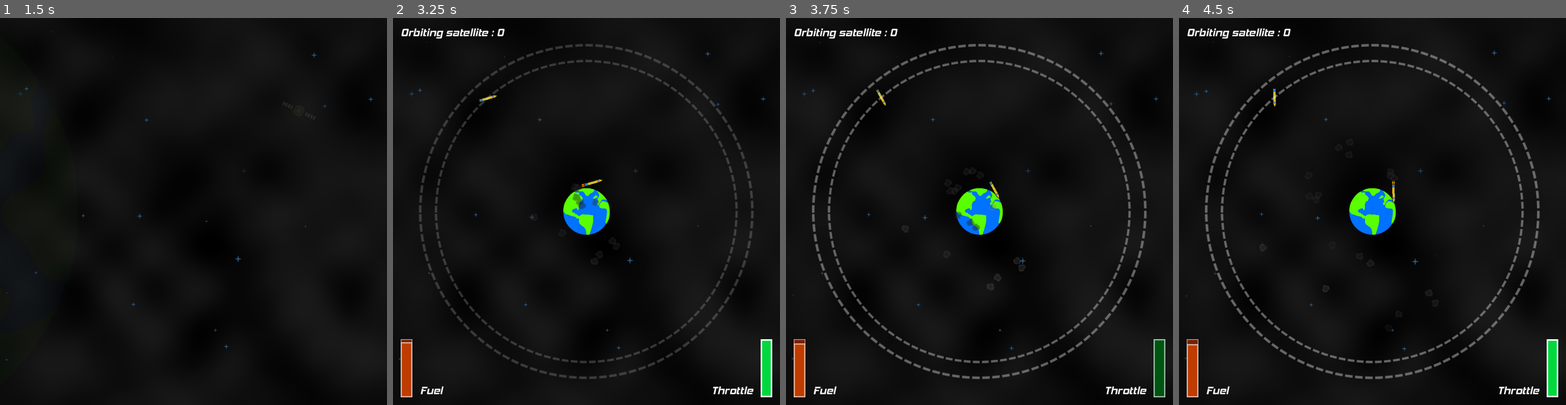
Above: before the commit, frames 1-4 (left to right).
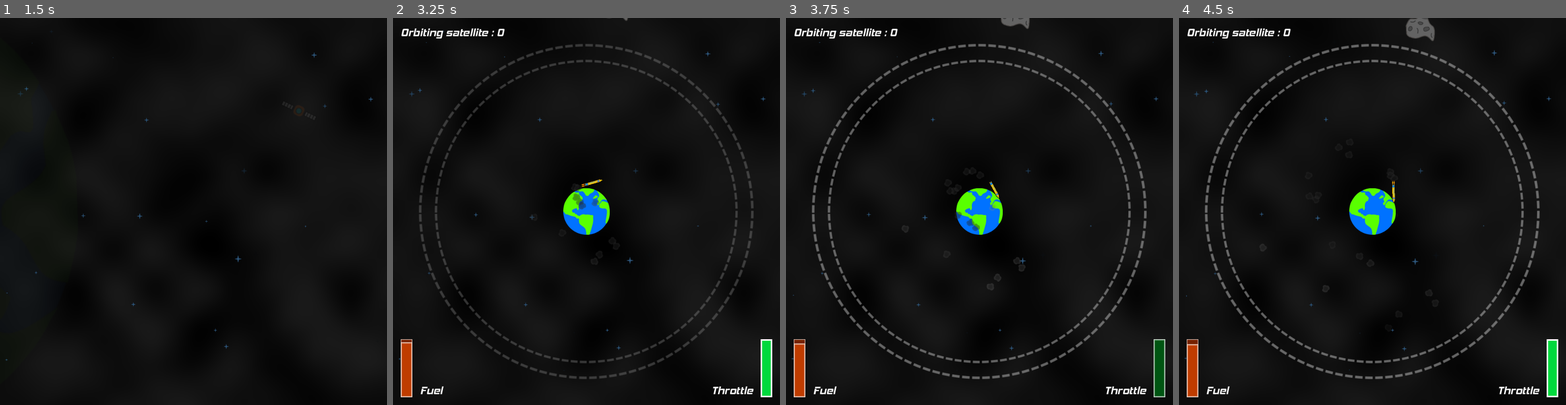
Above: after the commit, the same moments.

Repository: Fifut/Ludum-Dare-54
Game: Godot game, scene res://limited_space.tscn
Same seed, same stepped clock (60 frames per second), same inputs: the game is played once before the commit and once after it. Sound files missing from this copy of the repository are replaced by a short silence.
Inputs:
- Up to frame 1 (1.5 s): click "Start" at 0.5 s; hold D (Right) from 1.28 s (still down); hold Up (Engine+) from 1.28 s (still down)
- Up to frame 2 (3.25 s): release D (Right) at 2.03 s; release Up (Engine+) at 2.03 s; hold A (Left) 2.03-2.78 s; tap Up (Engine+) at 2.1 s; hold D (Right) from 2.78 s (still down); hold Up (Engine+) from 2.78 s (still down)
- Up to frame 3 (3.75 s): keep holding D (Right); release Up (Engine+) at 3.53 s; tap Up (Engine+) at 3.6 s
- Up to frame 4 (4.5 s): release D (Right) at 4.28 s; hold A (Left) from 4.28 s (still down); hold Up (Engine+) from 4.28 s (still down)

Frame 1 is identical in both runs. In frame 2, less than 0.1% of the frame differs, in the area x 22-61%, y 0-22%; in frame 3, 0.2%; in frame 4, 0.4%, in the area x 24-67%, y 0-23%.

Commit message:
Godot 4.4.1 Astéroide

Diff:
--- /dev/null
+++ b/Asteroid/asteroid.gd
@@ -0,0 +1,20 @@
+extends StaticBody2D
+
+
+var _rotation_speed = 0
+var _position_speed = 0
+
+
+func _ready():
+	scale.x = randf_range(0.5, 1)
+	scale.y = scale.x
+
+	_rotation_speed = randi_range(-3,3)
+	_position_speed = randi_range(20,50)
+
+
+func _process(delta):
+	rotation += _rotation_speed * delta
+
+	position.x += _position_speed * delta
+	position.y += _position_speed * delta
--- /dev/null
+++ b/Asteroid/asteroid.tscn
@@ -0,0 +1,15 @@
+[gd_scene load_steps=3 format=3 uid="uid://dobdlo4nc4nm1"]
+
+[ext_resource type="Script" uid="uid://gxmtnkm5c2y6" path="res://Asteroid/asteroid.gd" id="1_aasax"]
+[ext_resource type="Texture2D" uid="uid://y5lfg414xi37" path="res://Assets/Asteroid.png" id="1_mybwc"]
+
+[node name="Asteroid" type="StaticBody2D"]
+collision_layer = 8
+collision_mask = 2
+script = ExtResource("1_aasax")
+
+[node name="Sprite2D" type="Sprite2D" parent="."]
+texture = ExtResource("1_mybwc")
+
+[node name="CollisionPolygon2D" type="CollisionPolygon2D" parent="."]
+polygon = PackedVector2Array(-10, -25, -3, -30, 2, -35, 8, -38, 14, -38, 20, -34, 24, -23, 27, -14, 32, -6, 39, 0, 42, 4, 43, 11, 43, 26, 42, 37, 39, 42, 36, 42, 28, 34, 18, 27, 8, 29, -4, 33, -12, 35, -22, 33, -32, 30, -38, 25, -40, 16, -41, -2, -36, -14, -31, -21, -27, -24, -16, -24)
--- a/Game/game.gd
+++ b/Game/game.gd
@@ -3,11 +3,13 @@
 @onready var Earth = %Earth
 @onready var RocketMarker = %RocketMarker
 @onready var EndGame = %EndGame
+@onready var rocket_sprite = %RocketSprite
+@onready var asteroid_marker = %AsteroidMarker
 
-@onready var rocket_sprite = %RocketSprite
 @onready var satellite_scene = preload("res://Satellite/satellite.tscn")
 @onready var rocket_scene = preload("res://Rocket/rocket.tscn")
 @onready var orbit_scene = preload("res://Orbit/orbit.tscn")
+@onready var asteroid_scene = preload("res://Asteroid/asteroid.tscn")
 
 var orbiting_satellite = 0
 var orbit = null
@@ -17,6 +19,7 @@
 	EndGame.hide()
 	_spawn_rocket()
 	_spawn_orbit()
+	_spawn_asteroid()
 
 
 func _process(delta):
@@ -51,6 +54,12 @@
 	add_child(satellite)
 
 
+func _spawn_asteroid():
+	var asteroid : StaticBody2D = asteroid_scene.instantiate()
+	asteroid.global_position = $AsteroidMarker/AsteroidMarker1.global_position
+	add_child(asteroid)
+
+
 func _on_rocket_at_orbit(rocket_position, rocket_rotation):
 	orbit.remove()
 	_spawn_satellite(rocket_position)
--- a/Game/game.tscn
+++ b/Game/game.tscn
@@ -78,5 +78,21 @@
 
 [node name="RocketSprite" type="Sprite2D" parent="SubViewport"]
 unique_name_in_owner = true
+visible = false
 position = Vector2(50, 50)
 texture = ExtResource("5_mlamg")
+
+[node name="AsteroidMarker" type="Node2D" parent="."]
+unique_name_in_owner = true
+
+[node name="AsteroidMarker1" type="Marker2D" parent="AsteroidMarker"]
+position = Vector2(500, -100)
+
+[node name="AsteroidMarker2" type="Marker2D" parent="AsteroidMarker"]
+position = Vector2(-100, 500)
+
+[node name="AsteroidMarker3" type="Marker2D" parent="AsteroidMarker"]
+position = Vector2(500, 1100)
+
+[node name="AsteroidMarker4" type="Marker2D" parent="AsteroidMarker"]
+position = Vector2(1100, 500)
--- a/Menu/menu.tscn
+++ b/Menu/menu.tscn
@@ -157,9 +157,9 @@
 
 [sub_resource type="AnimationLibrary" id="AnimationLibrary_gdl42"]
 _data = {
-"RESET": SubResource("Animation_2culf"),
-"Rotation": SubResource("Animation_cpc3f"),
-"Rotation_start": SubResource("Animation_puys1")
+&"RESET": SubResource("Animation_2culf"),
+&"Rotation": SubResource("Animation_cpc3f"),
+&"Rotation_start": SubResource("Animation_puys1")
 }
 
 [node name="MenuContainer" type="Control"]
--- a/Orbit/orbit.tscn
+++ b/Orbit/orbit.tscn
@@ -101,9 +101,9 @@
 
 [sub_resource type="AnimationLibrary" id="AnimationLibrary_1q5cr"]
 _data = {
-"fadein": SubResource("Animation_7lsf3"),
-"fadeout": SubResource("Animation_a7she"),
-"flash": SubResource("Animation_jvdxf")
+&"fadein": SubResource("Animation_7lsf3"),
+&"fadeout": SubResource("Animation_a7she"),
+&"flash": SubResource("Animation_jvdxf")
 }
 
 [node name="Orbit" type="Node2D"]
--- a/Satellite/satellite.tscn
+++ b/Satellite/satellite.tscn
@@ -26,7 +26,7 @@
 
 [sub_resource type="AnimationLibrary" id="AnimationLibrary_ngmpp"]
 _data = {
-"fadein": SubResource("Animation_lhkno")
+&"fadein": SubResource("Animation_lhkno")
 }
 
 [node name="Satellite" type="StaticBody2D"]
@@ -47,7 +47,7 @@
 [node name="SatelliteAnimationPlayer" type="AnimationPlayer" parent="."]
 unique_name_in_owner = true
 libraries = {
-"": SubResource("AnimationLibrary_ngmpp")
+&"": SubResource("AnimationLibrary_ngmpp")
 }
 
 [node name="DeployAudioStreamPlayer" type="AudioStreamPlayer" parent="."]
--- a/project.godot
+++ b/project.godot
@@ -12,7 +12,7 @@
 
 config/name="Ludum Dare 54"
 run/main_scene="res://limited_space.tscn"
-config/features=PackedStringArray("4.1", "GL Compatibility")
+config/features=PackedStringArray("4.4", "GL Compatibility")
 config/icon="res://icon.svg"
 
 [autoload]
@@ -23,6 +23,7 @@
 
 window/size/viewport_width=1000
 window/size/viewport_height=1000
+window/stretch/mode="viewport"
 
 [editor]
 
@@ -36,45 +37,45 @@
 
 Engine+={
 "deadzone": 0.5,
-"events": [Object(InputEventKey,"resource_local_to_scene":fa …(175 unchanged characters)… ode":4194320,"key_label":0,"unicode":0,"echo":false,"script":null)
-, Object(InputEventKey,"resource_local_to_scene":false,"reso …(163 unchanged characters)… eycode":87,"key_label":0,"unicode":122,"echo":false,"script":null)
+"events": [Object(InputEventKey,"resource_local_to_scene":fa …(175 unchanged characters)… ode":4194320,"key_label":0,"unicode":0,"location":0,"echo":false,"script":null)
+, Object(InputEventKey,"resource_local_to_scene":false,"reso …(163 unchanged characters)… eycode":87,"key_label":0,"unicode":122,"location":0,"echo":false,"script":null)
 , Object(InputEventJoypadMotion,"resource_local_to_scene":false,"resource_name":"","device":-1,"axis":5,"axis_value":1.0,"script":null)
 , Object(InputEventJoypadMotion,"resource_local_to_scene":false,"resource_name":"","device":-1,"axis":3,"axis_value":-1.0,"script":null)
 ]
 }
 Engine-={
 "deadzone": 0.5,
-"events": [Object(InputEventKey,"resource_local_to_scene":fa …(175 unchanged characters)… ode":4194322,"key_label":0,"unicode":0,"echo":false,"script":null)
-, Object(InputEventKey,"resource_local_to_scene":false,"reso …(163 unchanged characters)… eycode":83,"key_label":0,"unicode":115,"echo":false,"script":null)
+"events": [Object(InputEventKey,"resource_local_to_scene":fa …(175 unchanged characters)… ode":4194322,"key_label":0,"unicode":0,"location":0,"echo":false,"script":null)
+, Object(InputEventKey,"resource_local_to_scene":false,"reso …(163 unchanged characters)… eycode":83,"key_label":0,"unicode":115,"location":0,"echo":false,"script":null)
 , Object(InputEventJoypadMotion,"resource_local_to_scene":false,"resource_name":"","device":-1,"axis":4,"axis_value":1.0,"script":null)
 , Object(InputEventJoypadMotion,"resource_local_to_scene":false,"resource_name":"","device":-1,"axis":3,"axis_value":1.0,"script":null)
 ]
 }
 Left={
 "deadzone": 0.5,
-"events": [Object(InputEventKey,"resource_local_to_scene":fa …(172 unchanged characters)… eycode":65,"key_label":0,"unicode":113,"echo":false,"script":null)
-, Object(InputEventKey,"resource_local_to_scene":false,"reso …(166 unchanged characters)… ode":4194319,"key_label":0,"unicode":0,"echo":false,"script":null)
+"events": [Object(InputEventKey,"resource_local_to_scene":fa …(172 unchanged characters)… eycode":65,"key_label":0,"unicode":113,"location":0,"echo":false,"script":null)
+, Object(InputEventKey,"resource_local_to_scene":false,"reso …(166 unchanged characters)… ode":4194319,"key_label":0,"unicode":0,"location":0,"echo":false,"script":null)
 , Object(InputEventJoypadButton,"resource_local_to_scene":false,"resource_name":"","device":-1,"button_index":13,"pressure":0.0,"pressed":true,"script":null)
 , Object(InputEventJoypadMotion,"resource_local_to_scene":false,"resource_name":"","device":-1,"axis":0,"axis_value":-1.0,"script":null)
 ]
 }
 Right={
 "deadzone": 0.5,
-"events": [Object(InputEventKey,"resource_local_to_scene":fa …(174 unchanged characters)… ycode":68,"key_label":68,"unicode":100,"echo":false,"script":null)
-, Object(InputEventKey,"resource_local_to_scene":false,"reso …(166 unchanged characters)… ode":4194321,"key_label":0,"unicode":0,"echo":false,"script":null)
+"events": [Object(InputEventKey,"resource_local_to_scene":fa …(174 unchanged characters)… ycode":68,"key_label":68,"unicode":100,"location":0,"echo":false,"script":null)
+, Object(InputEventKey,"resource_local_to_scene":false,"reso …(166 unchanged characters)… ode":4194321,"key_label":0,"unicode":0,"location":0,"echo":false,"script":null)
 , Object(InputEventJoypadButton,"resource_local_to_scene":false,"resource_name":"","device":-1,"button_index":14,"pressure":0.0,"pressed":true,"script":null)
 , Object(InputEventJoypadMotion,"resource_local_to_scene":false,"resource_name":"","device":-1,"axis":0,"axis_value":1.0,"script":null)
 ]
 }
 Reset={
 "deadzone": 0.5,
-"events": [Object(InputEventKey,"resource_local_to_scene":fa …(172 unchanged characters)… eycode":82,"key_label":0,"unicode":114,"echo":false,"script":null)
+"events": [Object(InputEventKey,"resource_local_to_scene":fa …(172 unchanged characters)… eycode":82,"key_label":0,"unicode":114,"location":0,"echo":false,"script":null)
 , Object(InputEventJoypadButton,"resource_local_to_scene":false,"resource_name":"","device":-1,"button_index":1,"pressure":0.0,"pressed":true,"script":null)
 ]
 }
 EngineOff={
 "deadzone": 0.5,
-"events": [Object(InputEventKey,"resource_local_to_scene":fa …(171 unchanged characters)… keycode":32,"key_label":0,"unicode":32,"echo":false,"script":null)
+"events": [Object(InputEventKey,"resource_local_to_scene":fa …(171 unchanged characters)… keycode":32,"key_label":0,"unicode":32,"location":0,"echo":false,"script":null)
 , Object(InputEventJoypadButton,"resource_local_to_scene":false,"resource_name":"","device":-1,"button_index":0,"pressure":0.0,"pressed":true,"script":null)
 ]
 }
Binary file added: Assets/Asteroid.png
Not shown, added: Assets/Asteroid.png.import
Not shown, changed: Assets/Font/Race Sport.ttf.import
Not shown, changed: Assets/Font/hemi head bd it.otf.import
Not shown, added: Asteroid/asteroid.gd.uid
Not shown, added: Autoload/EVENTS.gd.uid
Not shown, added: Earth/earth.gd.uid
Not shown: 1 places in Earth/earth.tscn that only renumber resources
Not shown, added: Game/game.gd.uid
Not shown: 1 places in Game/game.tscn that only renumber resources
Not shown, added: Menu/end_game.gd.uid
Not shown: 1 places in Menu/end_game.tscn that only renumber resources
(and 13 more such lines)
